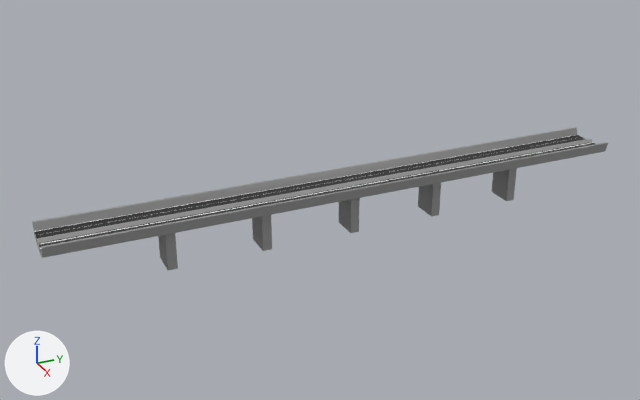
Renders of the FBX model fbx/highway_straight.fbx from each side of a commit.
One viewpoint serves both versions: a 50 mm camera at (3.88, -1.92, 2.13) aimed at (-0.07, -0.14, 0.16). The axes (+X, +Y, +Z) are drawn at lower left. The lights are the same throughout.
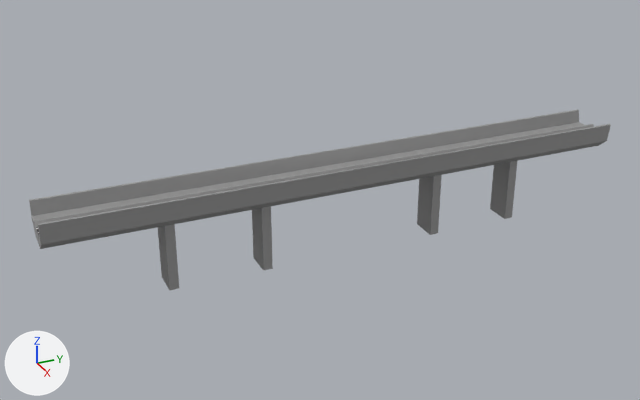
Pixel boxes (x1, y1, x2, y2) of what changed, in the pictures (640 x 400 px):
```json
{"object": "pCube6", "change": "reshaped, rescaled", "before": [32, 127, 608, 271], "after": [29, 110, 611, 290], "on screen": "25% taller"}
{"part": 1, "of": "me_mesh", "change": "deleted", "before": [339, 198, 360, 233]}
{"part": 2, "of": "me_mesh", "change": "recoloured", "before": [34, 135, 576, 235], "after": [35, 122, 579, 220]}
{"part": 3, "of": "me_mesh", "change": "recoloured", "before": [35, 135, 585, 238], "after": [32, 122, 584, 223]}
```

Edits to the scene script, one JSON object a line:
```json
{"block": "me_mesh", "where": "# used by ob_pcube6; location = (0.0, 0.0, 0.143); rotation_euler = (1.571, 0.0, 0.0), in degrees (90, 0, 0); scale = (0.01, 0.01, 0.01)"}
{"op": "remove", "block": "me_mesh", "code": "me_mesh.from_pydata(...)  # 1928 vertices, 1855 faces; spans x -15.0..15.0, y -14.0..14.0, z -161.0..161.0"}
{"op": "add", "block": "me_mesh", "code": "me_mesh.from_pydata(...)  # 1598 vertices, 1516 faces; spans x -15.0..15.0, y -14.0..14.0, z -161.0..161.0"}
{"block": "me_mesh", "change": "me_mesh part 1: 330 vertices removed from x -7.0..8.0, y -14.0..4.0, z -2.0..2.0"}
{"block": "me_mesh", "change": "me_mesh part 2: 9 faces spanning x -12.0..-3.0, y 10.0, z -161.0..161.0 switch from mat_highway_over_whiteline (white #ffffff) to mat_highway_over_all (grey #999999)"}
{"block": "me_mesh", "change": "me_mesh part 3: 16 faces spanning x -12.0..-2.0, y 6.0..10.0, z -161.0..161.0 switch from mat_highway_over_road (black #212121) to mat_highway_over_all (grey #999999)"}
{"op": "set", "path": "ob_pcube6.scale", "old": "(0.01, 0.01, 0.01)", "new": "(0.01, 0.0179, 0.01)"}
```
